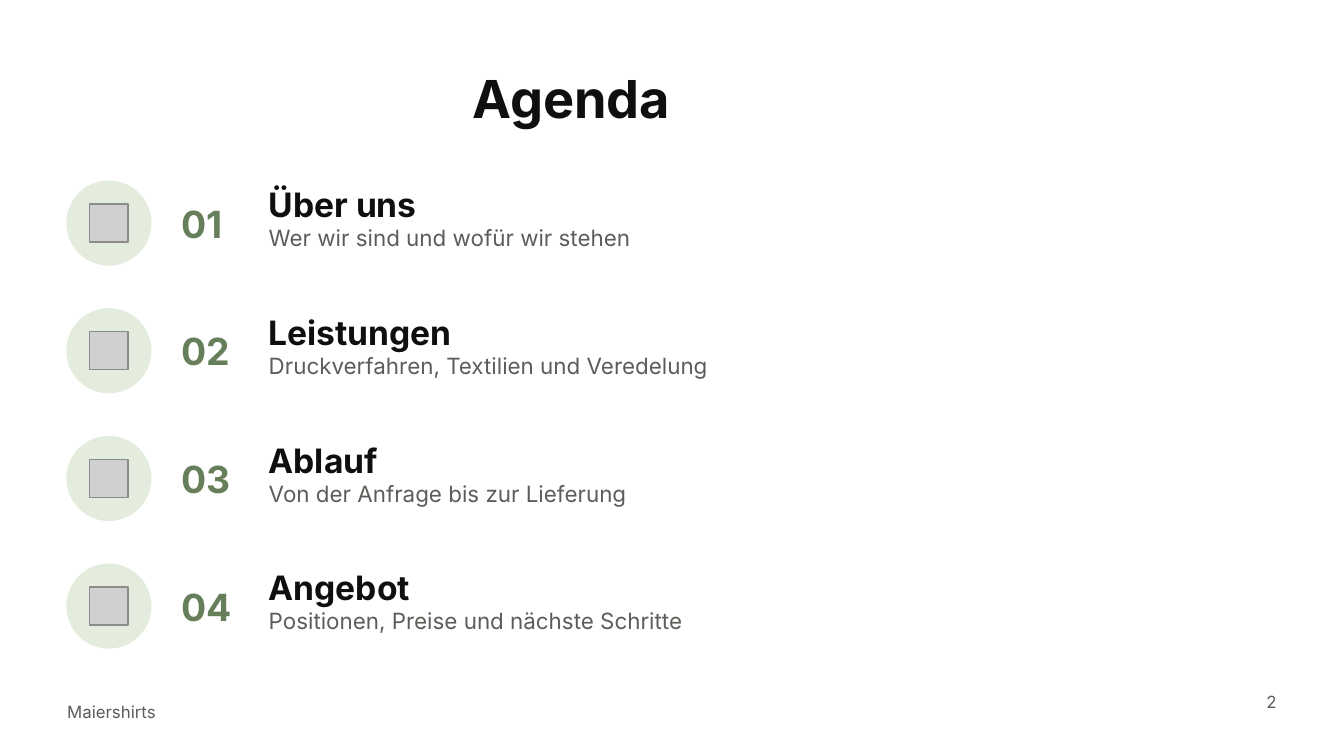
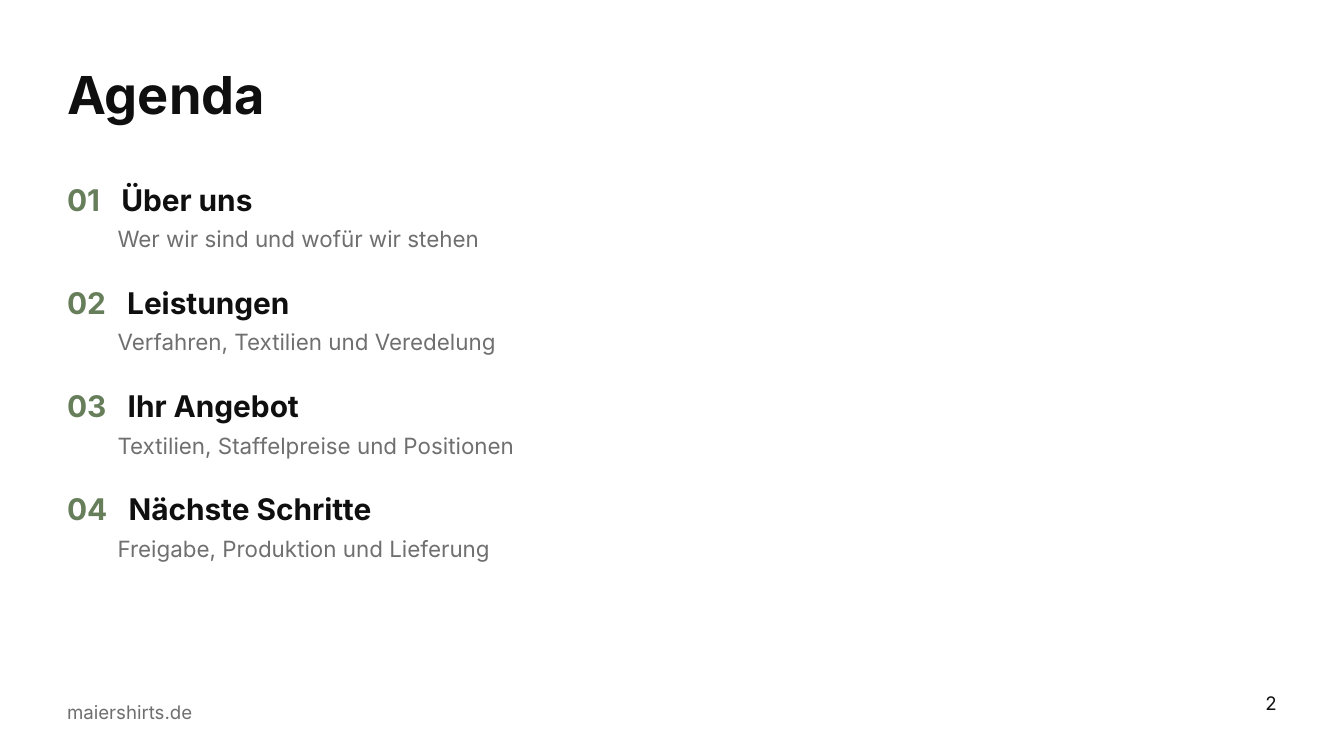
Before and after one commit to sm6161-eng/lexware-angebot-tool, a slide deck: slide 2 of presentation/dist/Maiershirts_Master.potx. Drawn at 1344x756 pixels with LibreOffice and Linux fonts; fonts in the diff are those of the drawing; grey boxes stand for pictures; background and template pictures are left out. Boxes give left, top, right and bottom in pixels: in the first picture for what was removed or moved away, otherwise in the second. Text is boxed around its words. In the diff, an @@ line names an element or a change of style, - is before the commit and + after.

```diff
--- a/presentation/dist/Maiershirts_Master.potx
+++ b/presentation/dist/Maiershirts_Master.potx
@@ title "Agenda" at (67,76,265,125): alignment centre to left @@
@@ ellipse removed at (67,181,151,265) @@
@@ text added at (67,185,513,562), 12 pt, text #0F0F0F at 60% opacity @@
+01 Über uns
+Wer wir sind und wofür wir stehen
+02 Leistungen
+Verfahren, Textilien und Veredelung
+03 Ihr Angebot
+Textilien, Staffelpreise und Positionen
+04 Nächste Schritte
+Freigabe, Produktion und Lieferung
@@ picture removed at (90,204,129,243) @@
@@ text removed at (269,189,417,218) @@
-Über uns
@@ text removed at (181,210,222,239) @@
-01
@@ text removed at (269,229,630,246) @@
-Wer wir sind und wofür wir stehen
@@ ellipse removed at (67,309,151,392) @@
@@ text removed at (269,319,452,353) @@
-Leistungen
@@ picture removed at (90,332,129,371) @@
@@ text removed at (181,337,230,366) @@
-02
@@ text removed at (269,357,708,379) @@
-Druckverfahren, Textilien und Veredelung
@@ ellipse removed at (67,437,151,520) @@
@@ text removed at (269,447,378,474) @@
-Ablauf
@@ picture removed at (90,460,129,499) @@
@@ text removed at (181,465,230,494) @@
-03
@@ text removed at (269,485,626,507) @@
-Von der Anfrage bis zur Lieferung
@@ ellipse removed at (67,564,151,648) @@
@@ picture removed at (90,587,129,626) @@
@@ text removed at (181,593,231,622) @@
-04
@@ text removed at (269,575,410,608) @@
-Angebot
@@ text removed at (269,612,682,633) @@
-Positionen, Preise und nächste Schritte
@@ text at (67,705,192,719): text changed; size 9 to 10 pt; text colour #5C5C58 to #0F0F0F at 60% opacity @@
-Maiershirts
+maiershirts.de
@@ page number at (1265,696,1276,710): size 9 to 10 pt, text colour #5C5C58 to #0F0F0F @@
```
Also in this commit, not shown: 8 other slides changed, 6 slides added, 1 slide removed, 6 other files.
